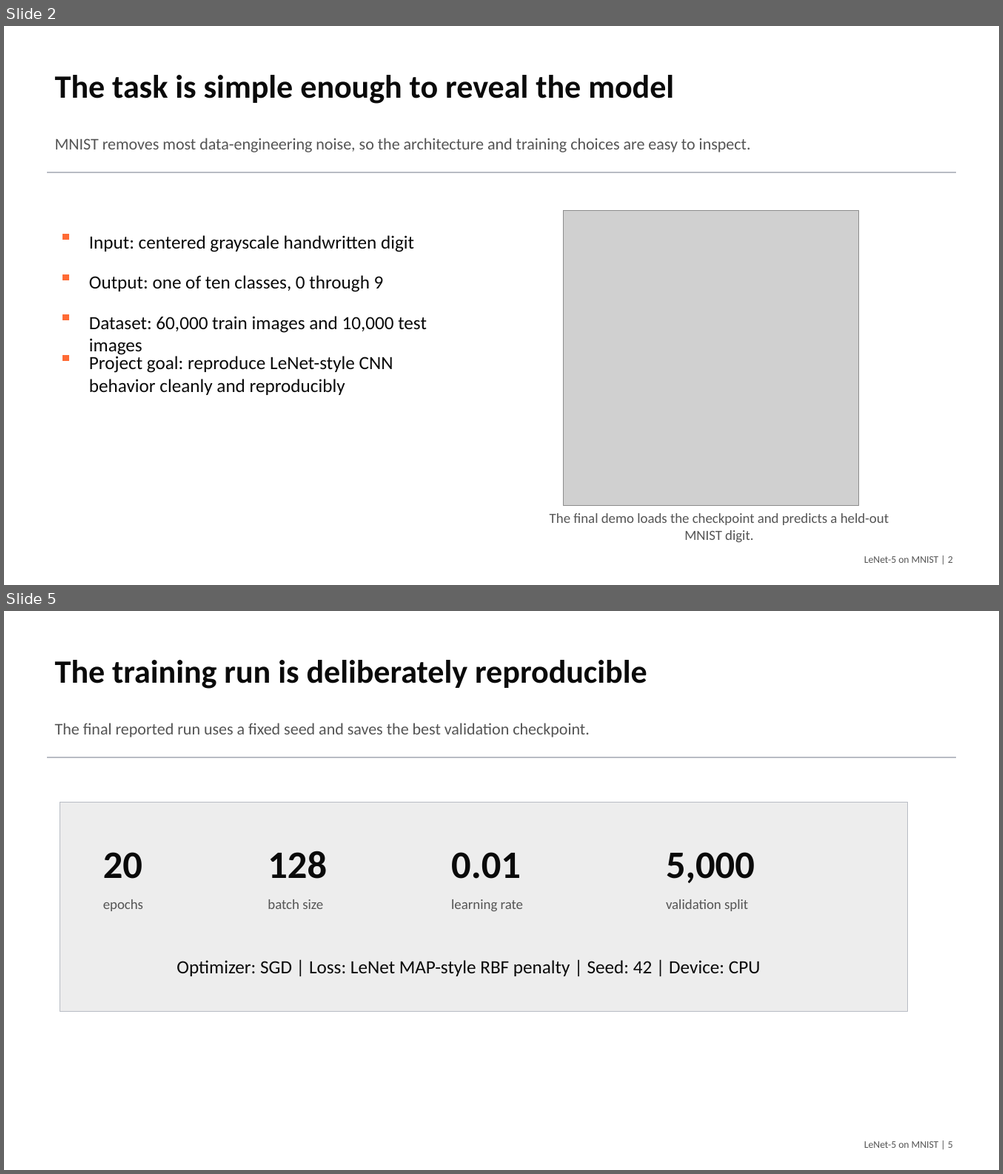
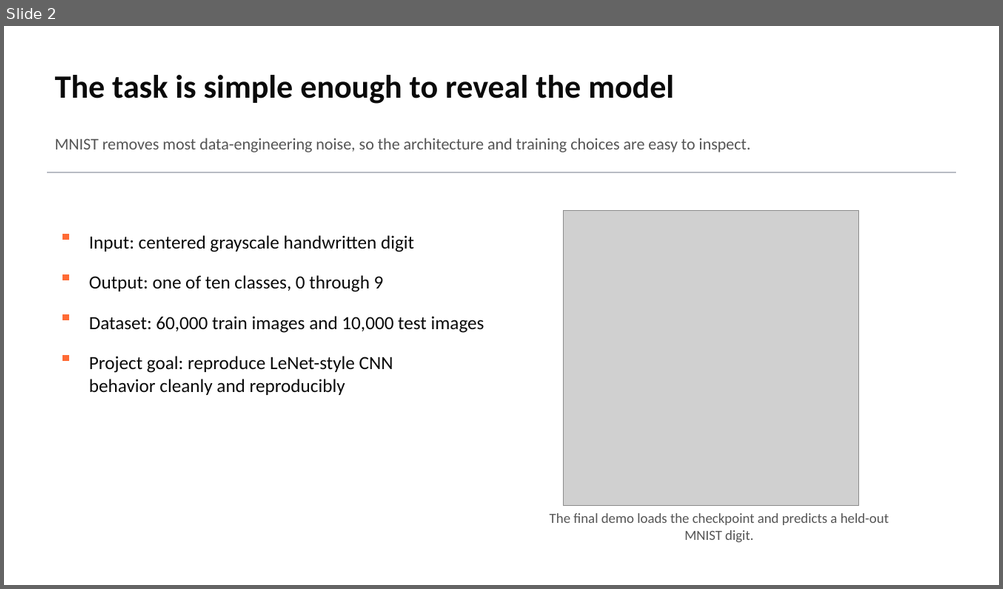
Before and after one commit to macbehnke/NN_funds_project, a slide deck: slides/LeNet5_MNIST_Final_Presentation.pptx. Shown one above the other, each under a label of ours: slides 2 and 5 before the commit, slide 2 after it; the slides between them are not shown. The pictures are 1003x1174 and 1003x589 pixels, drawn with LibreOffice and Linux fonts; fonts in the diff are those of the drawing; grey boxes stand for pictures. Boxes give left, top, right and bottom in pixels: in the first picture for what was removed or moved away, otherwise in the second. Text is boxed around its words. In the diff, an @@ line names an element or a change of style, - is before the commit and + after.

Commit message:
Update final report and presentation

```diff
--- a/slides/LeNet5_MNIST_Final_Presentation.pptx
+++ b/slides/LeNet5_MNIST_Final_Presentation.pptx
@@ slide 5 removed at [4,611,999,1170], background #FFFFFF @@
@@ text removed at [55,660,647,689] @@
-The training run is deliberately reproducible
@@ text removed at [55,723,589,738] @@
-The final reported run uses a fixed seed and saves the best validation checkpoint.
@@ rectangle removed at [47,758,956,758] @@
@@ rectangle removed at [60,802,907,1011] @@
@@ text removed at [103,852,142,879] @@
-20
@@ text removed at [267,851,327,879] @@
-128
@@ text removed at [451,852,521,879] @@
-0.01
@@ text removed at [666,852,754,883] @@
-5,000
@@ text removed at [103,900,143,911] @@
-epochs
@@ text removed at [267,900,323,909] @@
-batch size
@@ text removed at [451,900,523,911] @@
-learning rate
@@ text removed at [666,900,748,911] @@
-validation split
@@ text removed at [176,960,760,977] @@
-Optimizer: SGD | Loss: LeNet MAP-style RBF penalty | Seed: 42 | Device: CPU
@@ text removed at [864,1142,953,1148] @@
-LeNet-5 on MNIST | 5
@@ slide 2 changed as well @@
@@ text "Dataset: 60,000 train images and ..." rewrapped from [89,316,427,357] to [89,316,484,333] @@
@@ text removed at [864,557,953,563] @@
-LeNet-5 on MNIST | 2
```
Also in this commit, not shown: 10 other slides changed, 2 other slides removed, 2 other files.
